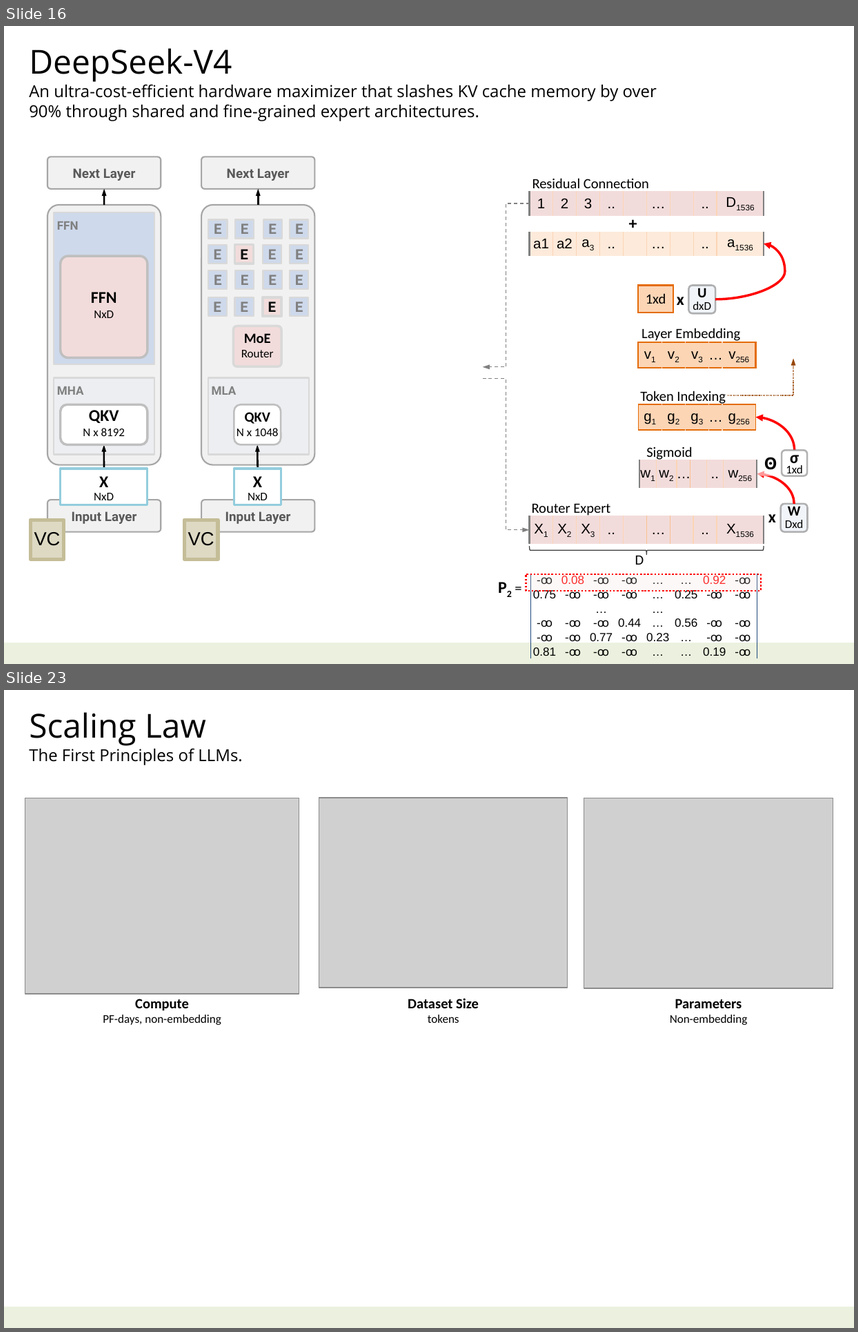
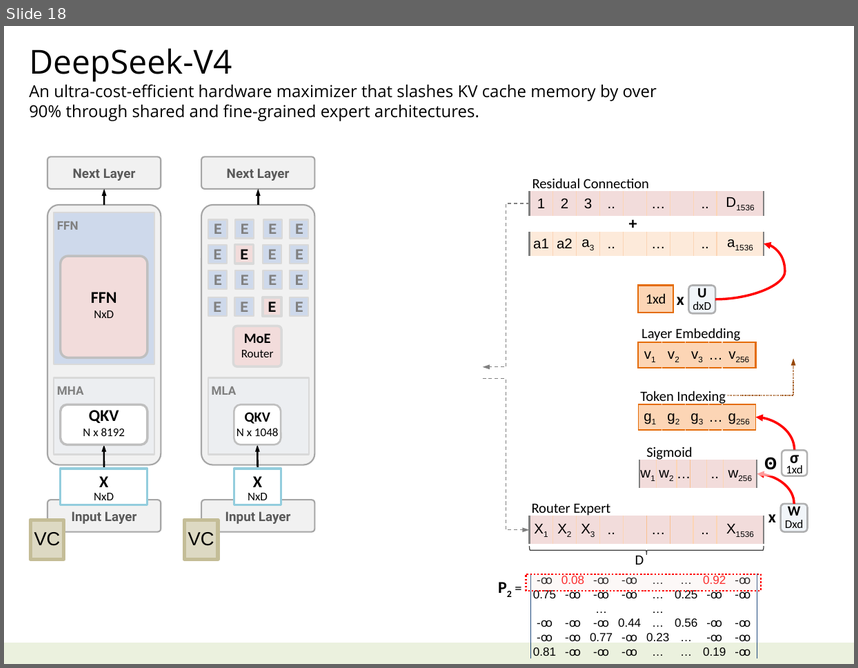
Before and after one commit to navibator/crazy-ai, a slide deck: ai-deepseek.pptx. Shown one above the other, each under a label of ours: slides 16 and 23 before the commit, slide 18 after it; the slides between them are not shown. The pictures are 858x1332 and 858x668 pixels, drawn with LibreOffice and Linux fonts; fonts in the diff are those of the drawing; grey boxes stand for pictures. Boxes give left, top, right and bottom in pixels: in the first picture for what was removed or moved away, otherwise in the second. Text is boxed around its words. In the diff, an @@ line names an element or a change of style, - is before the commit and + after.

```diff
--- a/ai-deepseek.pptx
+++ b/ai-deepseek.pptx
@@ slide 23 removed at (x1=4, y1=690, x2=854, y2=1328), background #FFFFFF; not listed: 1 template element that a slide beside it also shows @@
@@ text removed at (x1=29, y1=712, x2=242, y2=765) @@
-Scaling Law
-The First Principles of LLMs.
@@ picture removed at (x1=25, y1=798, x2=300, y2=994) @@
@@ picture removed at (x1=319, y1=798, x2=568, y2=987) @@
@@ picture removed at (x1=584, y1=798, x2=833, y2=987) @@
@@ text removed at (x1=103, y1=998, x2=221, y2=1025) @@
-Compute
-PF-days, non-embedding
@@ text removed at (x1=408, y1=998, x2=479, y2=1023) @@
-Dataset Size
-tokens
@@ text removed at (x1=670, y1=998, x2=748, y2=1025) @@
-Parameters
-Non-embedding
@@ what was slide 16 is now slide 18 @@
```
Also in this commit, not shown: 1 slide changed, 9 other slides removed, 1 other file.
